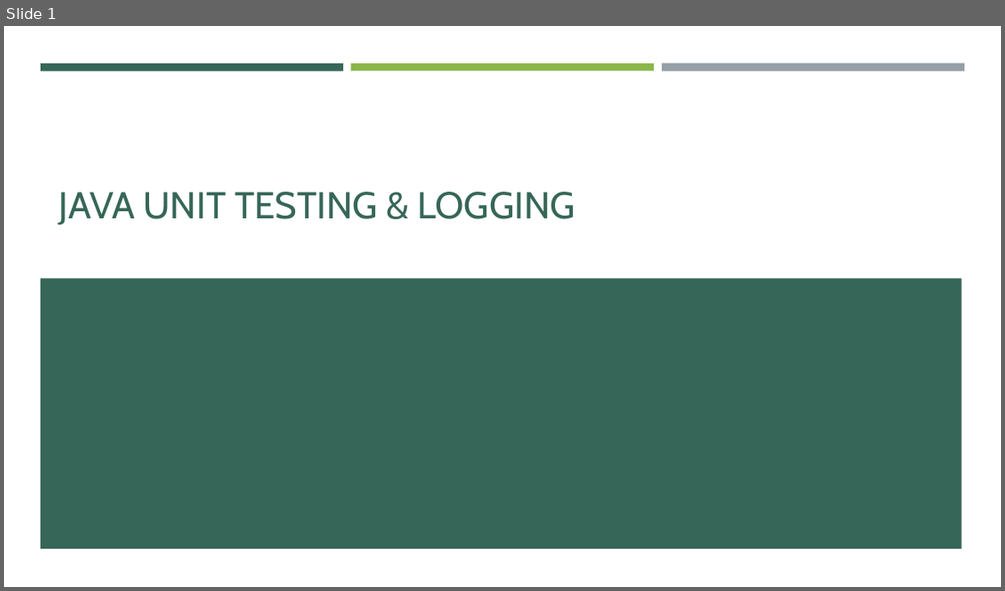
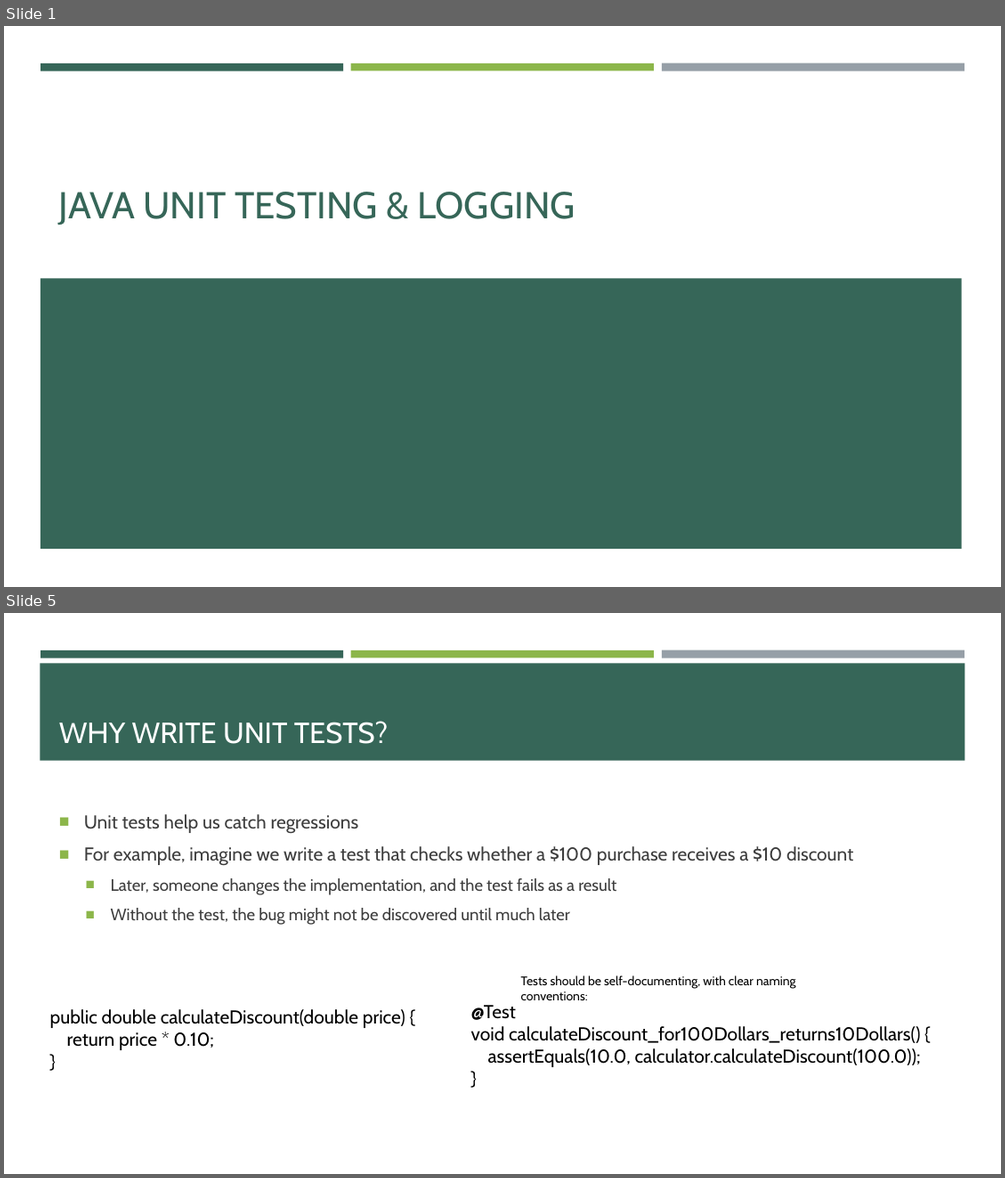
Before and after one commit to e-m-wilson/java-fs, a slide deck: Week_4/Unit_Testing_&_Logging.pptx. Shown one above the other, each under a label of ours: slide 1 before the commit, slides 1 and 5 after it; the slides between them are not shown. The pictures are 1005x591 and 1005x1178 pixels, drawn with LibreOffice and Linux fonts; fonts in the diff are those of the drawing. Boxes give left, top, right and bottom in pixels: in the first picture for what was removed or moved away, otherwise in the second. Text is boxed around its words. In the diff, an @@ line names an element or a change of style, - is before the commit and + after.

```diff
--- a/Week_4/Unit_Testing_&_Logging.pptx
+++ b/Week_4/Unit_Testing_&_Logging.pptx
@@ slide 5 added at [4, 613, 1001, 1174], background #FFFFFF; not listed: 3 template elements that a slide beside it also shows @@
@@ rectangle added at [40, 663, 965, 761], fill #366658 @@
@@ title added at [59, 721, 388, 744], 28 pt, text #FFFFFF @@
+WHY WRITE UNIT TESTS?
@@ text added at [84, 814, 853, 925], 16 pt, text #3D3D3D @@
+■ Unit tests help us catch regressions
+■ For example, imagine we write a test that checks whether a $100 purchase receives a $10 discount
+  ■ Later, someone changes the implementation, and the test fails as a result
+  ■ Without the test, the bug might not be discovered until much later
@@ text added at [521, 975, 796, 1000], 12 pt, text #000000 @@
+Tests should be self-documenting, with clear naming conventions:
@@ text added at [50, 1009, 405, 1050], 18 pt, text #000000 @@
+public double calculateDiscount(double price) {
+return price * 0.10;
+}
@@ text added at [471, 1005, 921, 1067], 18 pt, text #000000 @@
+@Test
+void calculateDiscount_for100Dollars_returns10Dollars() {
+assertEquals(10.0, calculator.calculateDiscount(100.0));
+}
```
Also in this commit, not shown: 1 slide changed, 12 other slides added, 10 other files.
